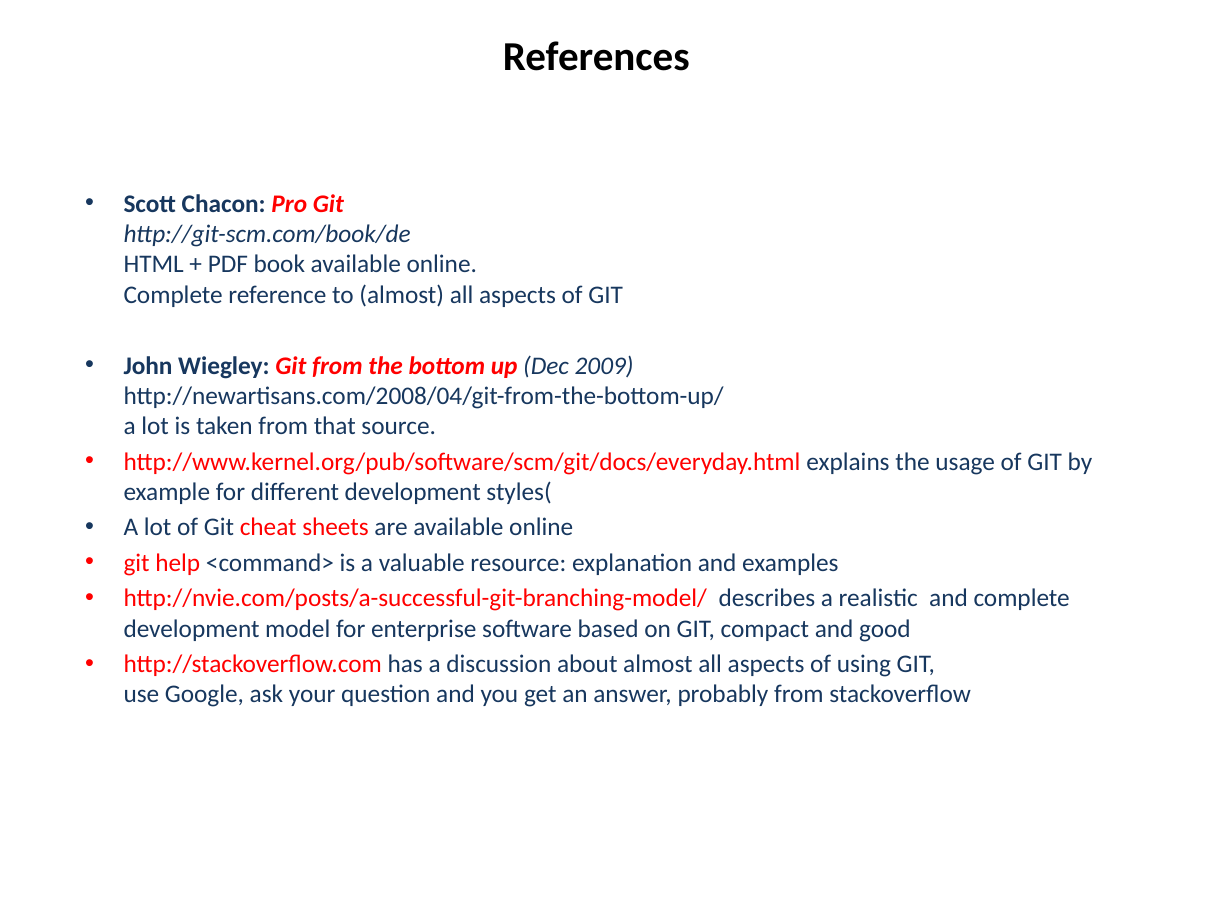
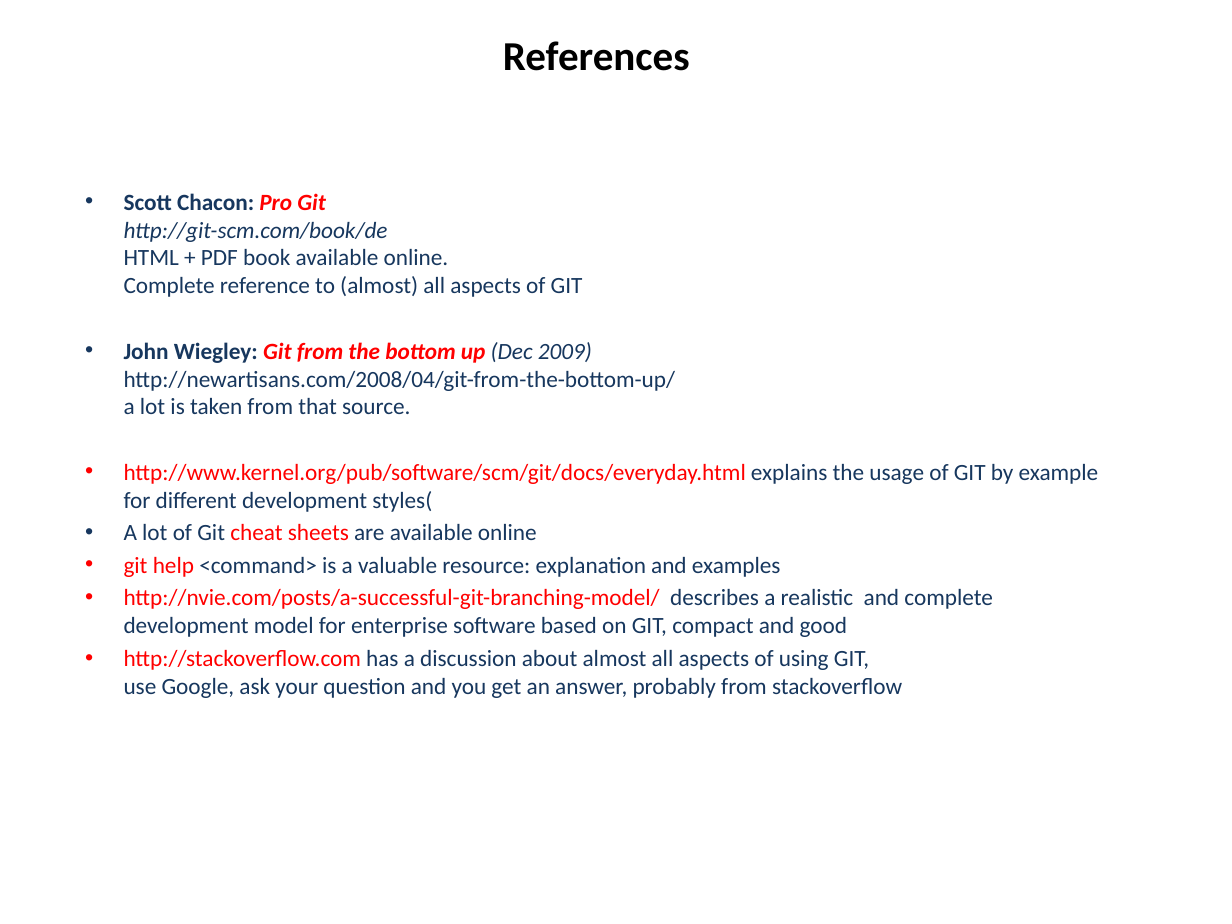
Before and after one commit to hanbei/git_tutorial, a slide deck: slide 3 of architektur.pptx. Drawn at 1232x924 pixels with LibreOffice and Linux fonts; fonts in the diff are those of the drawing. Boxes give left, top, right and bottom in pixels: in the first picture for what was removed or moved away, otherwise in the second. Text is boxed around its words. In the diff, an @@ line names an element or a change of style, - is before the commit and + after.

```diff
--- a/architektur.pptx
+++ b/architektur.pptx
@@ subtitle "Scott Chacon: Pro Git http://git-scm.com/book/de ..." at <box>124,193,1099,670</box>: size 14.8 to 13.6 pt @@
```
Also in this commit, not shown: 8 other slides changed, 1 slide added, 1 slide removed, 1 other file.
